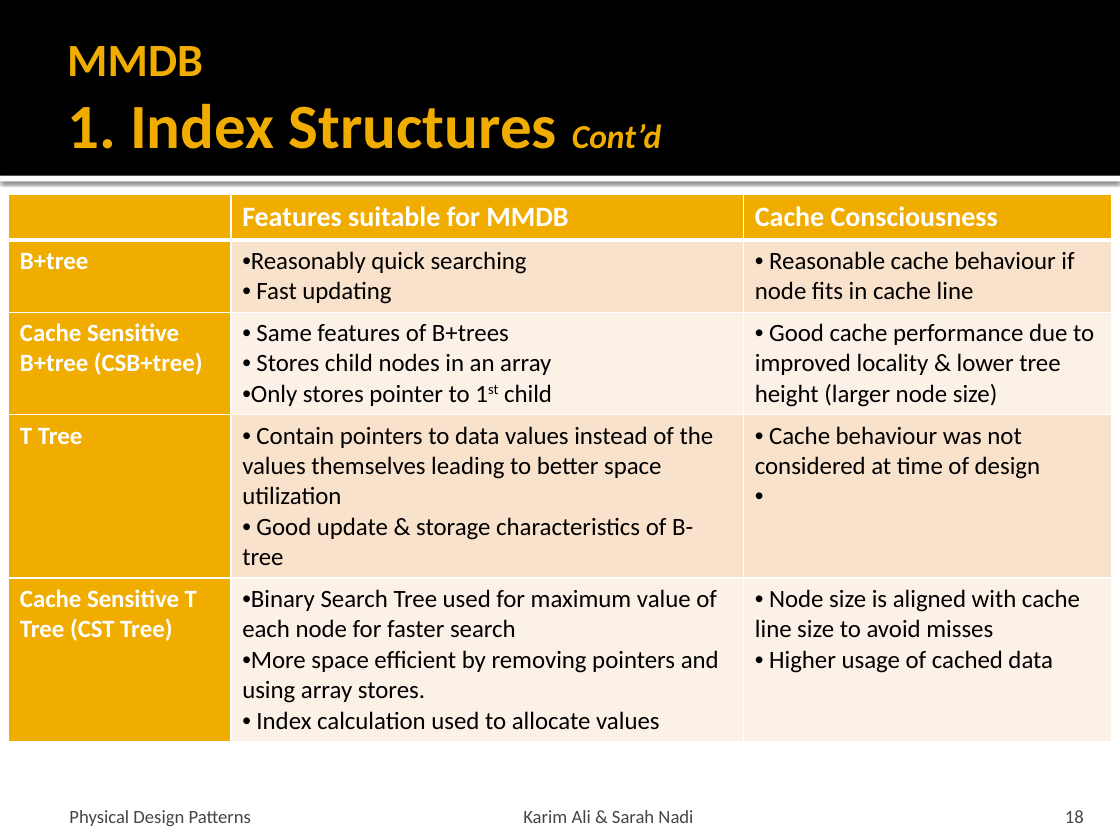
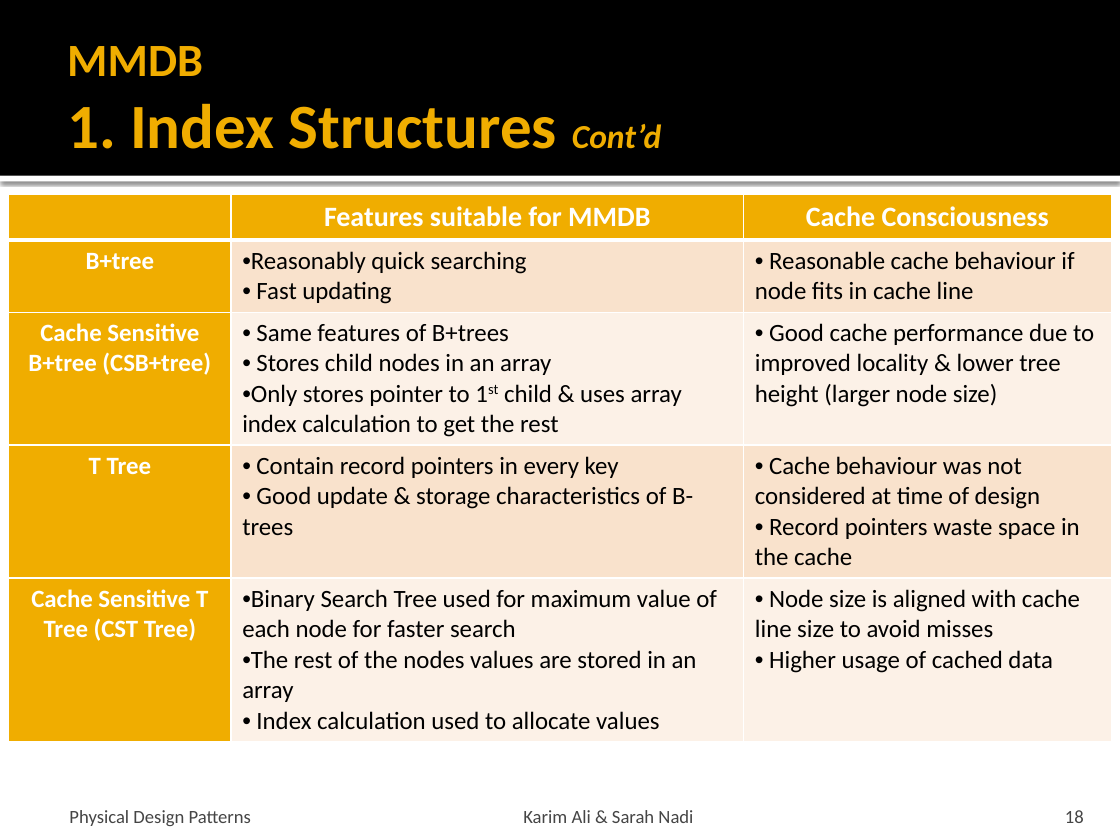
Before and after one commit to snadi/cs848-db, a slide deck: slide 18 of cs848-db/PhysDesignPres.pptx. Drawn at 1120x840 pixels with LibreOffice and Linux fonts; fonts in the diff are those of the drawing. Boxes give left, top, right and bottom in pixels: in the first picture for what was removed or moved away, otherwise in the second. Text is boxed around its words. In the diff, an @@ line names an element or a change of style, - is before the commit and + after.

```diff
--- a/cs848-db/PhysDesignPres.pptx
+++ b/cs848-db/PhysDesignPres.pptx
@@ table at (9, 195, 1112, 734) @@
-row 3, column 2: Same features of B+trees / Stores child nodes in an array / Only stores pointer to 1st child
+row 3, column 2: Same features of B+trees / Stores child nodes in an array / Only stores pointer to 1st child & uses array index calculation to get the rest
-row 4, column 2: Contain pointers to data values instead of the values themselves leading to better space utilization / Good update & storage characteristics of B-tree
+row 4, column 2: Contain record pointers in every key / Good update & storage characteristics of B-trees
-row 4, column 3: Cache behaviour was not considered at time of design
+row 4, column 3: Cache behaviour was not considered at time of design / Record pointers waste space in the cache
-row 5, column 2: Binary Search Tree used for maximum value of each node for faster search / More space efficient by removing pointers and using array stores. / Index calculation used to allocate values
+row 5, column 2: Binary Search Tree used for maximum value of each node for faster search / The rest of the nodes values are stored in an array / Index calculation used to allocate values
@@ alignment left to centre @@
```
Also in this commit, not shown: 4 other slides changed.
